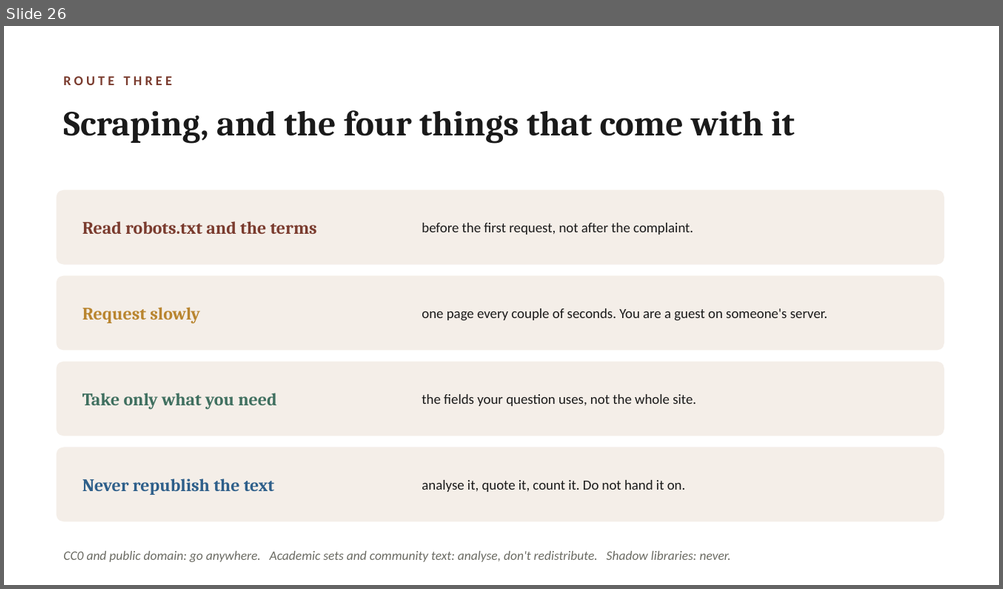
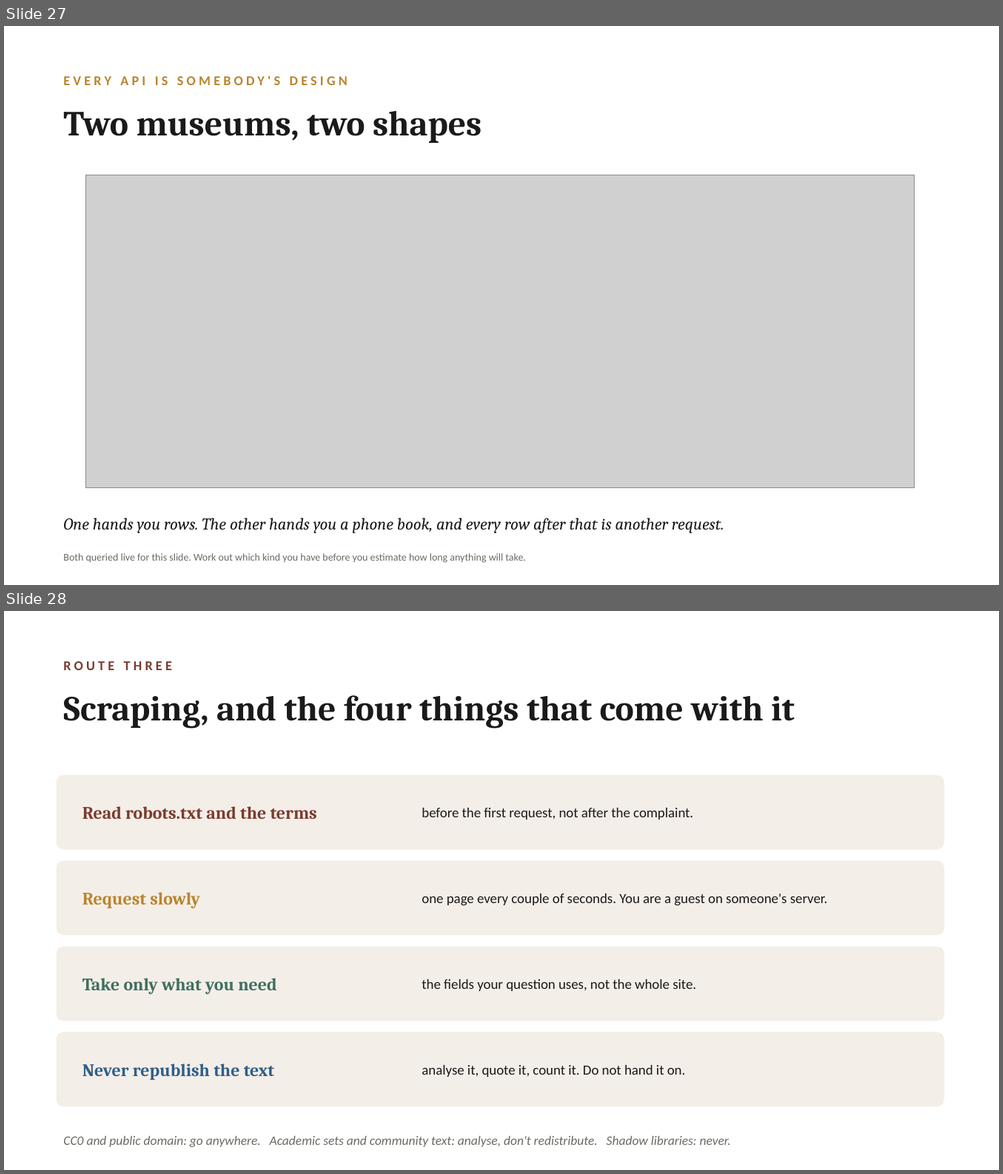
Before and after one commit to lucianli123/culture-as-data-2026, a slide deck: slides/week-04-lecture-draft.pptx. Shown one above the other, each under a label of ours: slide 26 before the commit, slides 27 and 28 after it. The pictures are 1003x589 and 1003x1174 pixels, drawn with LibreOffice and Linux fonts; fonts in the diff are those of the drawing; grey boxes stand for pictures. Boxes give left, top, right and bottom in pixels: in the first picture for what was removed or moved away, otherwise in the second. Text is boxed around its words. In the diff, an @@ line names an element or a change of style, - is before the commit and + after.

```diff
--- a/slides/week-04-lecture-draft.pptx
+++ b/slides/week-04-lecture-draft.pptx
@@ slide 27 added at <box>4,26,999,585</box>, background #FFFFFF @@
@@ text added at <box>63,76,347,85</box>, 13 pt, text #B9852F, bold @@
+EVERY API IS SOMEBODY'S DESIGN
@@ text added at <box>63,111,481,143</box>, 34 pt, text #1A1A1A, bold @@
+Two museums, two shapes
@@ picture added at <box>86,175,914,488</box> @@
@@ text added at <box>63,518,724,534</box>, 16 pt, text #1A1A1A, italic @@
+One hands you rows. The other hands you a phone book, and every row after that is another request.
@@ text added at <box>63,554,526,563</box>, 10 pt, text #6B6B63 @@
+Both queried live for this slide. Work out which kind you have before you estimate how long anything will take.
@@ what was slide 26 is now slide 28 @@
```
Also in this commit, not shown: 1 slide changed, 3 other slides added, 3 other files.
